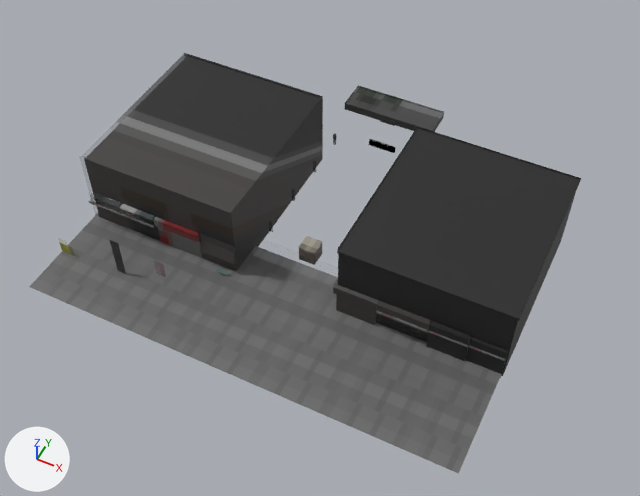
An edit to the Blender file Assets/Models/Crossroad.blend, drawn before and after from the same camera.
Camera for both pictures: a 50 mm lens placed at (4.55, -10.28, 11.14), pointed at (-0.06, -1.06, -0.39). The axes (+X, +Y, +Z) are drawn at lower left. The lights are the same throughout.

The older version as bpy lines, for what is in view:
```python
ob_cube = bpy.data.objects.new('Cube', me_cube_004)
ob_cube.location = (2.66, -1.51, 0.0)
ob_cube_001 = bpy.data.objects.new('Cube.001', me_cube_001)
ob_cube_001.location = (-2.58, -1.51, 0.0)
ob_cube_001.scale = (-1.0, 1.0, 1.0)
ob_cube_002 = bpy.data.objects.new('Cube.002', me_cube)
ob_cube_002.location = (-1.16, -2.39, 0.0)
ob_cube_002.scale = (0.314, 0.122, 0.122)
ob_cube_006 = bpy.data.objects.new('Cube.006', me_cube_006)
ob_cube_006.location = (2.78, -2.28, 0.0)
ob_cube_006.scale = (0.308, 0.239, 0.236)
ob_cube_008 = bpy.data.objects.new('Cube.008', me_cube_008)
ob_cube_008.location = (3.42, -2.25, 0.0)
ob_cube_008.scale = (0.308, 0.239, 0.236)
ob_cube_020 = bpy.data.objects.new('Cube.020', me_cube_020)
ob_cube_020.location = (0.03, 1.58, 0.0)
ob_cube_020.scale = (0.791, 0.23, 0.23)
ob_plane = bpy.data.objects.new('Plane', me_plane_033)
ob_plane.location = (0.0, -0.18, 0.1)
ob_plane.scale = (3.66, 4.11, 1.0)
ob_plane_001 = bpy.data.objects.new('Plane.001', me_plane_040)
ob_plane_001.location = (0.0, 0.07, 0.0)
ob_plane_001.scale = (3.66, 4.11, 1.0)
# me_plane_033
# before: 0 (-1.0, -1.0, 0.0) at pixel (28, 286), 1 (1.0, -1.0, 0.0) at pixel (458, 473), 2 (-1.0, 1.0, 0.0), 3 (1.0, 1.0, 0.0)
# also in view: 'Cube.004' at (1.26, -2.27, 0.26); 'Cube.003' at (-1.91, -2.41, 0.35); 'Cube.007' at (2.05, -2.28, 0.33); 'Cube.023' at (0.03, 1.82, 0.59)
```
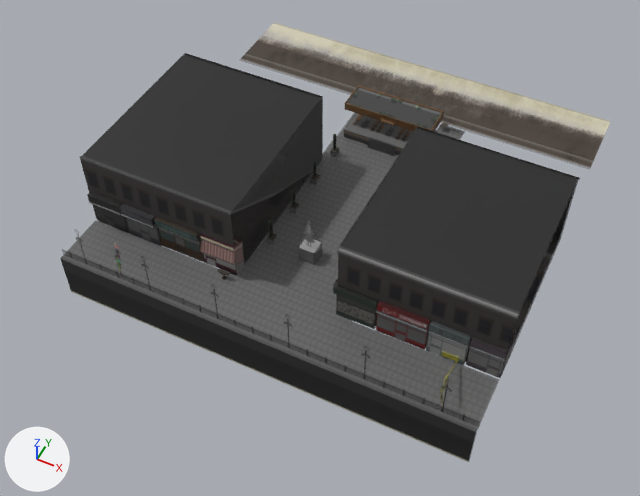
Changed parts and their boxes [x1, y1, x2, y2] in the pictures (640 x 496 px):
'Plane', reshaped
    before: [29, 213, 501, 474]
    after: [241, 23, 611, 168]
'Plane.004', added
    after: [302, 220, 315, 247]
part 2 of me_plane_040, surface changed
    after: [60, 113, 499, 462]
part 3 of me_cube_004, surface changed
    before: [337, 127, 581, 376]
    after: [337, 127, 580, 376]
part 4 of me_cube_001, surface changed (grey to black)
    before: [84, 53, 323, 270]
    after: [80, 53, 323, 265]
part 5 of me_cube, surface changed (black to brown)
    before: [200, 234, 237, 271]
    after: [200, 234, 244, 275]
part 6 of me_cube_006, surface changed (black to grey)
    before: [426, 321, 471, 361]
    after: [426, 321, 471, 365]
part 7 of me_cube_020, surface changed
    after: [344, 113, 437, 155]
'Plane.002', unchanged, uncovered by the edit
    before: [59, 242, 166, 277]
    after: [62, 234, 479, 427]

Patch to the scene script:
```diff
--- a/Assets/Models/Crossroad.blend.py
+++ b/Assets/Models/Crossroad.blend.py
@@ me_plane_033 @@
 # used by ob_plane; location = (0.0, -0.18, 0.1); scale = (3.66, 4.11, 1.0)
 # verts and faces of me_plane_033; kept vertices keep their numbers, new ones are numbered from 4
-me_plane_033.from_pydata(...)  # 4 vertices, 1 face; spans x -1.0..1.0, y -1.0..1.0, z 0.0
+me_plane_033.from_pydata(...)  # 4 vertices, 1 face; spans x -1.0..1.0, y 0.58..1.0, z 0.0
+# me_plane_033 part 1
+delete_vertices([0, 1])  # with the faces that use them
+verts[4] = (1.0, 0.58, 0.0)
+verts[5] = (-1.0, 0.58, 0.0)  # pixel (233, 66)
+faces += [(2, 5, 4, 3)]
 me_plane_033.materials.append(mat_spritesheet)
@@ me_plane_040 @@
 me_plane_040.from_pydata(...)  # 6 vertices, 2 faces; spans x -1.0..1.0, y -0.87..0.62, z -0.88..0.0
 # used by ob_plane_001; location = (0.0, 0.07, 0.0); scale = (3.66, 4.11, 1.0)
+# me_plane_040 part 2: texture (UV) coordinates of 2 of 2 faces, centred in x 0.0, y -0.87..-0.13, z -0.44..0.0, changed; they spanned u 0.0..0.25, v 0.88..0.91 and now span u 0.0..0.99, v 0.83..0.96
 me_plane_040.materials.append(mat_spritesheet)
@@ me_cube_004 @@
 me_cube_004.from_pydata(...)  # 30 vertices, 27 faces; spans x -1.75..1.04, y -0.95..2.15, z 0.0..1.43
+# me_cube_004 part 3: texture (UV) coordinates of 27 of 27 faces, centred in x -1.75..1.04, y -0.95..2.15, z 0.0..1.43, changed; they spanned u 0.16..0.25, v 0.61..0.64 and now span u 0.0..0.38, v 0.53..0.65
 me_cube_004.materials.append(mat_spritesheet)
@@ me_cube_001 @@
 me_cube_001.from_pydata(...)  # 20 vertices, 17 faces; spans x -1.74..1.09, y -1.0..2.13, z 0.0..1.46
 # used by ob_cube_001; location = (-2.58, -1.51, 0.0); scale = (-1.0, 1.0, 1.0)
+# me_cube_001 part 4: texture (UV) coordinates of 17 of 17 faces, centred in x -1.74..1.09, y -1.0..2.13, z 0.0..1.46, changed; they spanned u 0.0..0.1, v 0.57..0.6 and now span u 0.0..0.38, v 0.4..0.52
 me_cube_001.materials.append(mat_spritesheet)
@@ me_cube @@
 me_cube.from_pydata(...)  # 14 vertices, 8 faces; spans x -1.0..1.0, y -1.49..1.0, z 0.0..5.77
 # used by ob_cube_002; location = (-1.16, -2.39, 0.0); scale = (0.314, 0.122, 0.122)
+# me_cube part 5: texture (UV) coordinates of 8 of 8 faces, centred in x -1.0..1.0, y -1.49..1.0, z 0.0..5.77, changed; they spanned u 0.07..0.1, v 0.41..0.41 and now span u 0.01..0.09, v 0.26..0.29
 me_cube.materials.append(mat_spritesheet)
@@ me_cube_006 @@
 me_cube_006.from_pydata(...)  # 16 vertices, 14 faces; spans x -1.0..1.0, y -1.05..1.0, z -0.04..2.78
 # used by ob_cube_006; location = (2.78, -2.28, 0.0); scale = (0.308, 0.239, 0.236)
+# me_cube_006 part 6: texture (UV) coordinates of 14 of 14 faces, centred in x -1.0..1.0, y -1.05..1.0, z -0.04..2.78, changed; they spanned u 0.21..0.23, v 0.49..0.5 and now span u 0.0..0.09, v 0.33..0.36
 me_cube_006.materials.append(mat_spritesheet)
@@ me_cube_020 @@
 me_cube_020.from_pydata(...)  # 8 vertices, 6 faces; spans x -1.0..1.0, y -1.0..2.32, z 0.0..0.79
 # used by ob_cube_020; location = (0.03, 1.58, 0.0); scale = (0.791, 0.23, 0.23)
+# me_cube_020 part 7: texture (UV) coordinates of 6 of 6 faces, centred in x -1.0..1.0, y -1.0..2.32, z 0.0..0.79, changed; they spanned u 0.1..0.15, v 0.75..0.75 and now span u 0.01..0.23, v 0.7..0.73
 me_cube_020.materials.append(mat_spritesheet)
@@ ob_plane_004 @@
+ob_plane_004 = bpy.data.objects.new('Plane.004', me_plane_002)  # 4 vertices, 1 face; spans x -1.0..1.0, y -1.0..-0.35, z 0.0; in mat_spritesheet (picture img_crossroadspritesheet_png)
+ob_plane_004.location = (0.04, -1.65, 1.28)
+ob_plane_004.rotation_euler = (1.571, 0.0, 0.0)  # degrees (90, 0, 0)
+ob_plane_004.scale = (-0.135, 1.0, 1.0)
```
